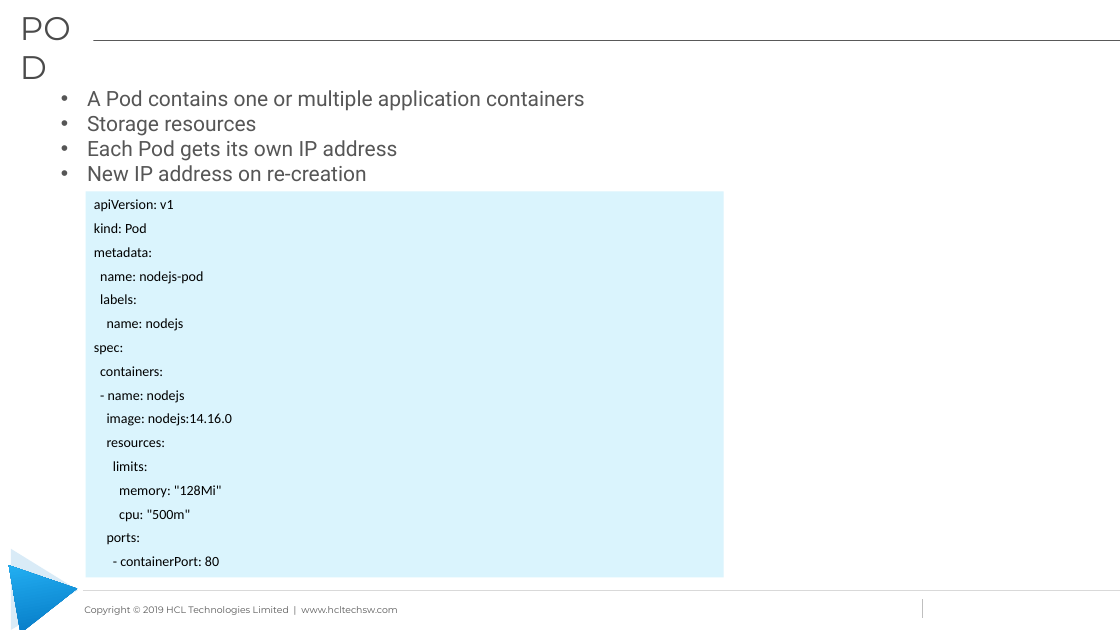
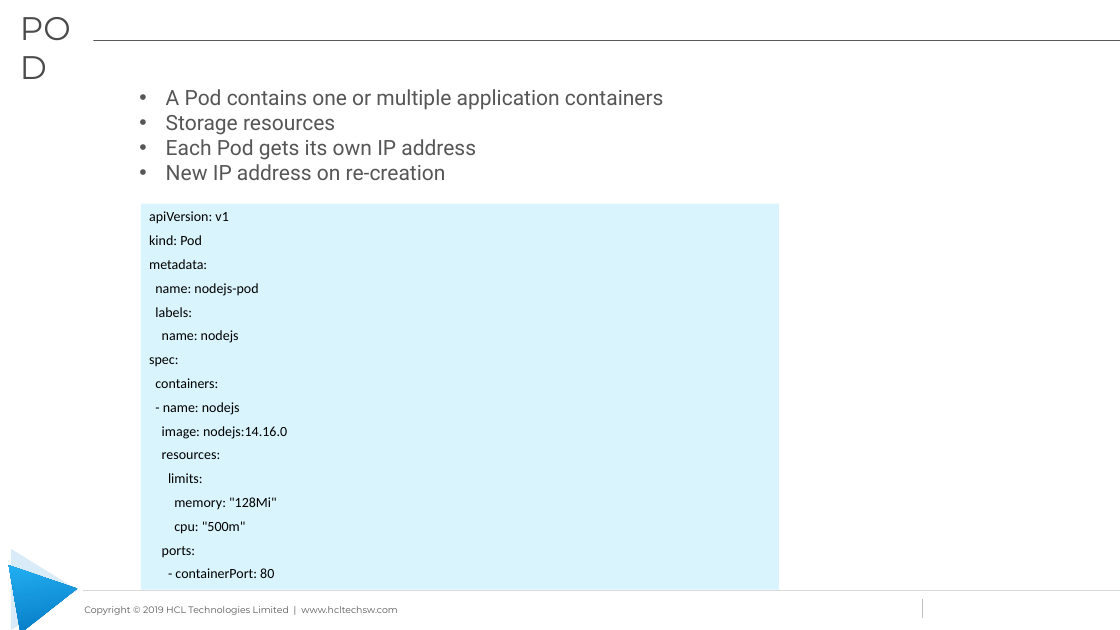
Before and after one commit to learning-zone/docker-and-kubernetes-basics, a slide deck: slide 6 of kubernetes-workshop-files/Kubernetes_Workshop.pptx. Drawn at 1120x630 pixels with LibreOffice and Linux fonts; fonts in the diff are those of the drawing; background and template pictures are left out. Boxes give left, top, right and bottom in pixels: in the first picture for what was removed or moved away, otherwise in the second. Text is boxed around its words. In the diff, an @@ line names an element or a change of style, - is before the commit and + after.

```diff
--- a/kubernetes-workshop-files/Kubernetes_Workshop.pptx
+++ b/kubernetes-workshop-files/Kubernetes_Workshop.pptx
@@ text "A Pod contains one or ...": place and size @@
-text "A Pod contains one or ..." at (87, 90, 585, 181)
+text "A Pod contains one or ..." at (166, 89, 664, 180)
@@ rectangle "apiVersion: v1": place and size @@
-rectangle "apiVersion: v1" at (86, 192, 724, 577)
+rectangle "apiVersion: v1" at (141, 204, 780, 590)
```
Also in this commit, not shown: 8 other slides changed, 4 slides added.
